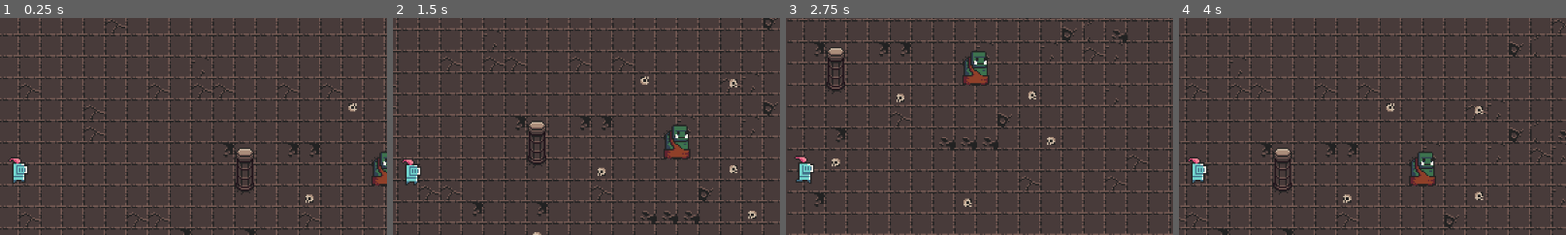
Above: before the commit, frames 1-4 (left to right).
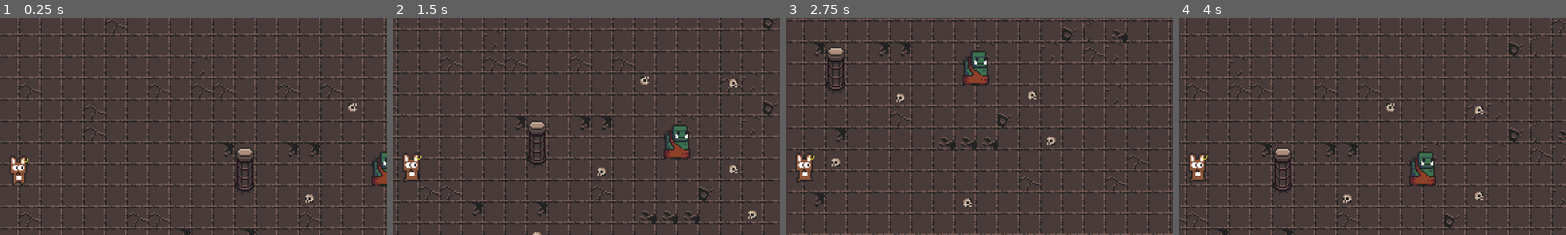
Above: after the commit, the same moments.

Repository: Naigma/proyecto_godot_2526
Game: Godot game, scene res://modules/levels/tutorial/tutorial.tscn
Two runs of this game, one before a commit and one after it. Both use one fixed random seed, a clock stepped at 60 frames per second and the inputs below. The project has no main scene, so this scene is started directly.
Inputs:
- Up to frame 1 (0.25 s): no input
- Up to frame 2 (1.5 s): tap Enter at 0.5 s; hold D (right) 0.53-1.28 s; hold S (down) from 1.28 s (still down)
- Up to frame 3 (2.75 s): release S (down) at 2.03 s; hold D (right) from 2.03 s (still down)
- Up to frame 4 (4 s): release D (right) at 2.78 s; hold W (up) 2.78-3.53 s; hold A (left) from 3.53 s (still down)
The pictures show only the part of the screen within x 48-97%, y 16-66%; the shares and areas given below are measured in that part.

The runs differ from the first frame. In frame 1, 0.5% of the frame differs, in the area x 2-8%, y 63-78%; in frame 2, 0.5%, in the area x 2-8%, y 62-78%; in frame 3, 0.5%; in frame 4, 0.5%.

Commit message:
add animacion según velocidad

Diff:
--- a/modules/player/player.gd
+++ b/modules/player/player.gd
@@ -4,9 +4,15 @@
 @export var speed : float = 100.00
 
 func _ready() -> void:
-	sprite_player.play("default")
+	pass
 
 func _physics_process(delta: float) -> void:
 	var direction : Vector2 = Input.get_vector("left","right","up","down").normalized()
 	self.velocity = direction * speed
 	move_and_slide()
+
+func _process(delta: float) -> void:
+	if velocity == Vector2.ZERO:
+		sprite_player.stop()
+	else:
+		sprite_player.play("walk")
--- a/modules/player/player.tscn
+++ b/modules/player/player.tscn
@@ -1,41 +1,34 @@
-[gd_scene load_steps=11 format=3 uid="uid://dqpskonrnh6cg"]
+[gd_scene load_steps=10 format=3 uid="uid://dqpskonrnh6cg"]
 
 [ext_resource type="Script" uid="uid://ckmbsg3rp2py1" path="res://modules/player/player.gd" id="1_qgxqk"]
-[ext_resource type="Texture2D" uid="uid://cbapop31wyj7o" path="res://assets/dungeon_tileset_ii/0x72_DungeonTilesetII_v1.7.png" id="2_m7q0d"]
+[ext_resource type="Texture2D" uid="uid://b3r2yx1hvhx4j" path="res://assets/dungeon_tileset_ii/tileset_jonathan.png.png" id="2_qgxqk"]
 
 [sub_resource type="RectangleShape2D" id="RectangleShape2D_55gox"]
 size = Vector2(10, 16)
 
-[sub_resource type="AtlasTexture" id="AtlasTexture_qgxqk"]
-atlas = ExtResource("2_m7q0d")
-region = Rect2(128, 64, 16, 32)
-
 [sub_resource type="AtlasTexture" id="AtlasTexture_m7q0d"]
-atlas = ExtResource("2_m7q0d")
-region = Rect2(144, 64, 16, 32)
+atlas = ExtResource("2_qgxqk")
+region = Rect2(128, 32, 16, 32)
 
 [sub_resource type="AtlasTexture" id="AtlasTexture_55gox"]
-atlas = ExtResource("2_m7q0d")
-region = Rect2(192, 64, 16, 32)
+atlas = ExtResource("2_qgxqk")
+region = Rect2(192, 32, 16, 32)
 
 [sub_resource type="AtlasTexture" id="AtlasTexture_ue0ku"]
-atlas = ExtResource("2_m7q0d")
-region = Rect2(208, 64, 16, 32)
+atlas = ExtResource("2_qgxqk")
+region = Rect2(208, 32, 16, 32)
 
 [sub_resource type="AtlasTexture" id="AtlasTexture_hd5yx"]
-atlas = ExtResource("2_m7q0d")
-region = Rect2(224, 64, 16, 32)
+atlas = ExtResource("2_qgxqk")
+region = Rect2(224, 32, 16, 32)
 
 [sub_resource type="AtlasTexture" id="AtlasTexture_5rkg0"]
-atlas = ExtResource("2_m7q0d")
-region = Rect2(240, 64, 16, 32)
+atlas = ExtResource("2_qgxqk")
+region = Rect2(240, 32, 16, 32)
 
 [sub_resource type="SpriteFrames" id="SpriteFrames_vwok7"]
 animations = [{
 "frames": [{
-"duration": 1.0,
-"texture": SubResource("AtlasTexture_qgxqk")
-}, {
 "duration": 1.0,
 "texture": SubResource("AtlasTexture_m7q0d")
 }, {
@@ -52,7 +45,7 @@
 "texture": SubResource("AtlasTexture_5rkg0")
 }],
 "loop": true,
-"name": &"default",
+"name": &"walk",
 "speed": 8.0
 }]
 
@@ -68,3 +61,4 @@
 
 [node name="SpritePlayer" type="AnimatedSprite2D" parent="."]
 sprite_frames = SubResource("SpriteFrames_vwok7")
+animation = &"walk"
Not shown, added: assets/dungeon_tileset_ii/tileset_jonathan.png.png.import
